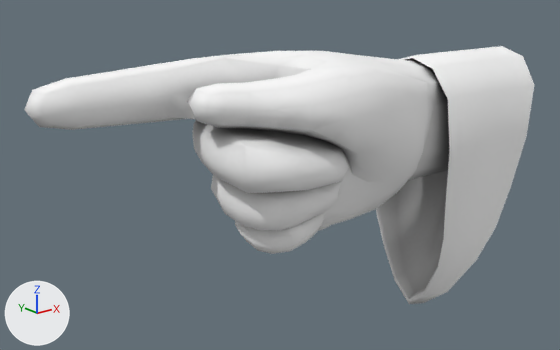
A saved change to the OBJ model assets/char2-hand.obj.
One viewpoint serves both versions: a 50 mm camera at (-0.417, -0.41, 0.147) aimed at (-0.071, 0.023, -0.026). The axes (+X, +Y, +Z) are drawn at lower left. The lights are the same throughout. Where no turn or scale is listed for an object, it has been applied to the vertices.

Script lines for the objects in view, before the commit:
```python
mat_matfinal = principled_material('matfinal')
mat_matfinal.texture = img_char2_png
mat_matfinal.roughness = 1.0
me_hand = bpy.data.meshes.new('hand')
me_hand.from_pydata(...)  # 549 vertices, 1076 faces; spans x -0.252..0.157, y -0.058..0.048, z -0.169..0.07
me_hand.materials.append(mat_matfinal)  # picture img_char2_png
ob_hand = bpy.data.objects.new('hand', me_hand)
ob_hand.location = (0.0, 0.0, 0.0)
```
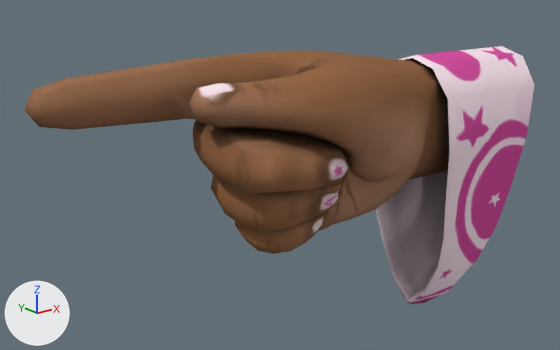
Where the change shows, as pixel boxes [x1, y1, x2, y2] in the pictures (560 x 350 px):
```json
{"object": "hand", "change": "surface changed", "before": [25, 46, 534, 304], "after": [25, 46, 534, 304], "on screen": "white to brown"}
```

Scene script edits in JSON lines:
```json
{"op": "add", "block": "img_char2_jpg", "code": ["img_char2_jpg = load_image('char2.jpg', 'char2.jpg', 2048, 2048, 'sRGB')"]}
{"op": "add", "block": "img_char2spec_jpg", "code": ["img_char2spec_jpg = load_image('char2spec.jpg', 'char2spec.jpg', 2048, 2048, 'sRGB')"]}
{"block": "mat_matfinal", "where": "n0 = _N.new('ShaderNodeBsdfPrincipled'); n0.name = 'Principled BSDF'"}
{"op": "set", "path": "n0.inputs[2].default_value", "old": "1.0", "new": "0.672", "note": "'Roughness'"}
{"block": "mat_matfinal", "where": "n2 = _N.new('ShaderNodeTexImage'); n2.name = 'Image Texture'"}
{"op": "set", "path": "n2.image", "old": "img_char2_png", "new": "img_char2_jpg"}
{"op": "add", "block": "mat_matfinal", "code": "n3 = _N.new('ShaderNodeTexImage'); n3.name = 'Image Texture.001'"}
{"op": "add", "block": "mat_matfinal", "code": "n3.image = img_char2spec_jpg"}
{"op": "add", "block": "mat_matfinal", "code": "_L.new(n3.outputs[0], n0.inputs[13])  # 'Color' to 'Specular IOR Level'"}
```
